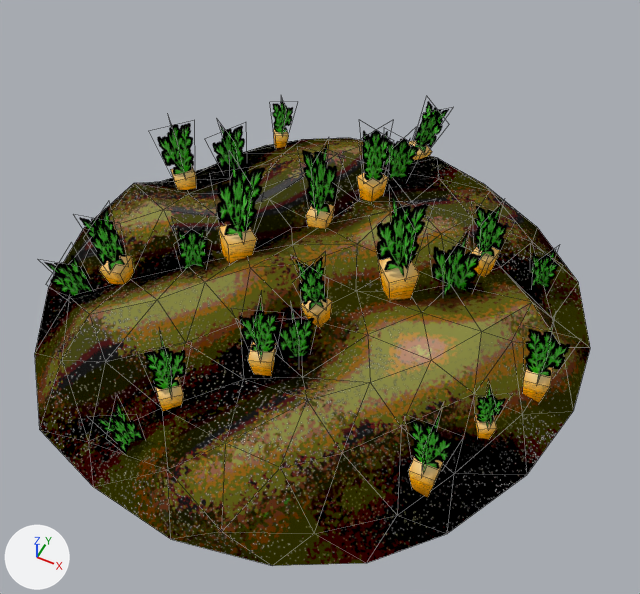
The Blender file Augotchi/Kevins stuff/Farm/Farmplot.blend, before and after one commit.
Rendered twice from a 50 mm camera at (7.96, -15.44, 20.02) aimed at (0.5, -0.53, 1.38). The axes (+X, +Y, +Z) are drawn at lower left. The lights are the same throughout. Mesh edges are drawn as thin lines.

In view in the first picture: 'Carrot_models', 'Farmplot'.
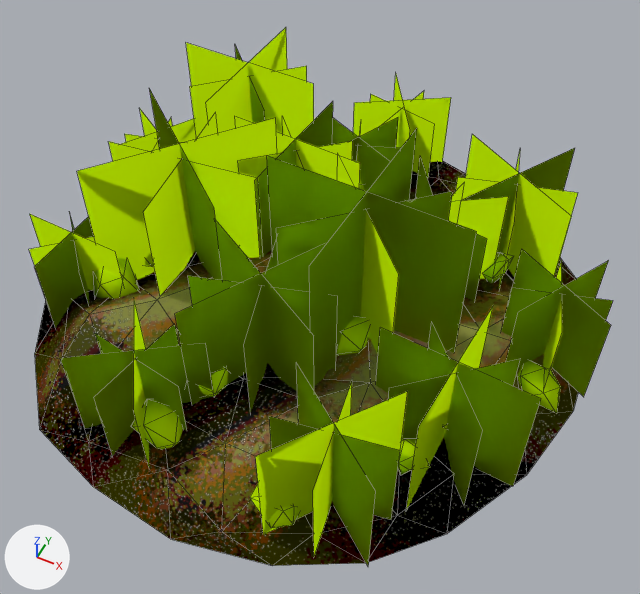
Pixel boxes (x1, y1, x2, y2) of what changed, in the pictures (640 x 594 px):
```json
{"object": "Potatoe_Models", "change": "added", "after": [29, 27, 613, 567], "on screen": "green"}
{"object": "Carrot_models", "change": "hidden", "before": [44, 98, 571, 498]}
{"object": "Farmplot", "change": "unchanged, covered by the edit", "before": [35, 138, 590, 566], "after": [35, 161, 578, 566]}
```

The change, as JSON lines over the scene's bpy script:
```json
{"op": "add", "block": "me_plane_002", "code": ["me_plane_002 = bpy.data.meshes.new('Plane.002')", "me_plane_002.from_pydata(...)  # 456 vertices, 420 faces; spans x -7.7..8.1, y -7.2..7.5, z -0.3..6.1", "me_plane_002.materials.append(mat_bush)  # its picture is missing"]}
{"op": "add", "block": "ob_carrot_models", "code": "ob_carrot_models.hide_viewport = True"}
{"op": "add", "block": "ob_potatoe_models", "code": ["ob_potatoe_models = bpy.data.objects.new('Potatoe_Models', me_plane_002)", "ob_potatoe_models.location = (0.0, 0.0, 0.0)"]}
```
